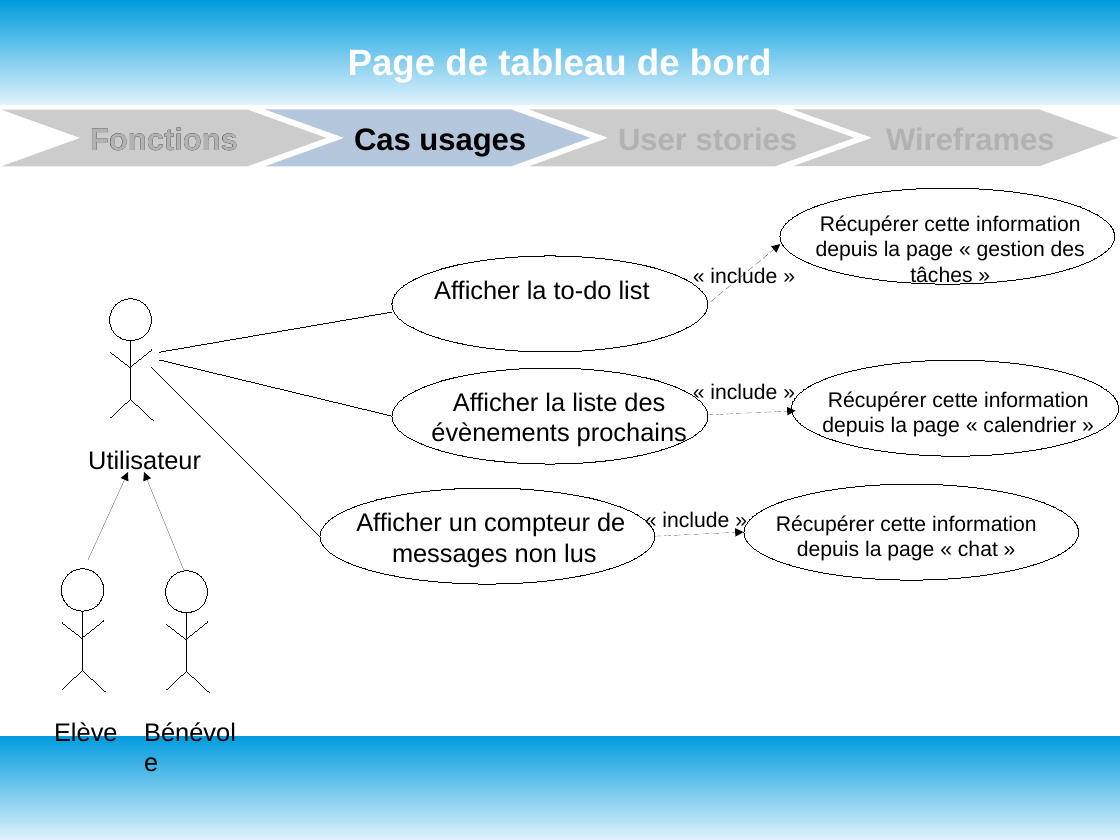
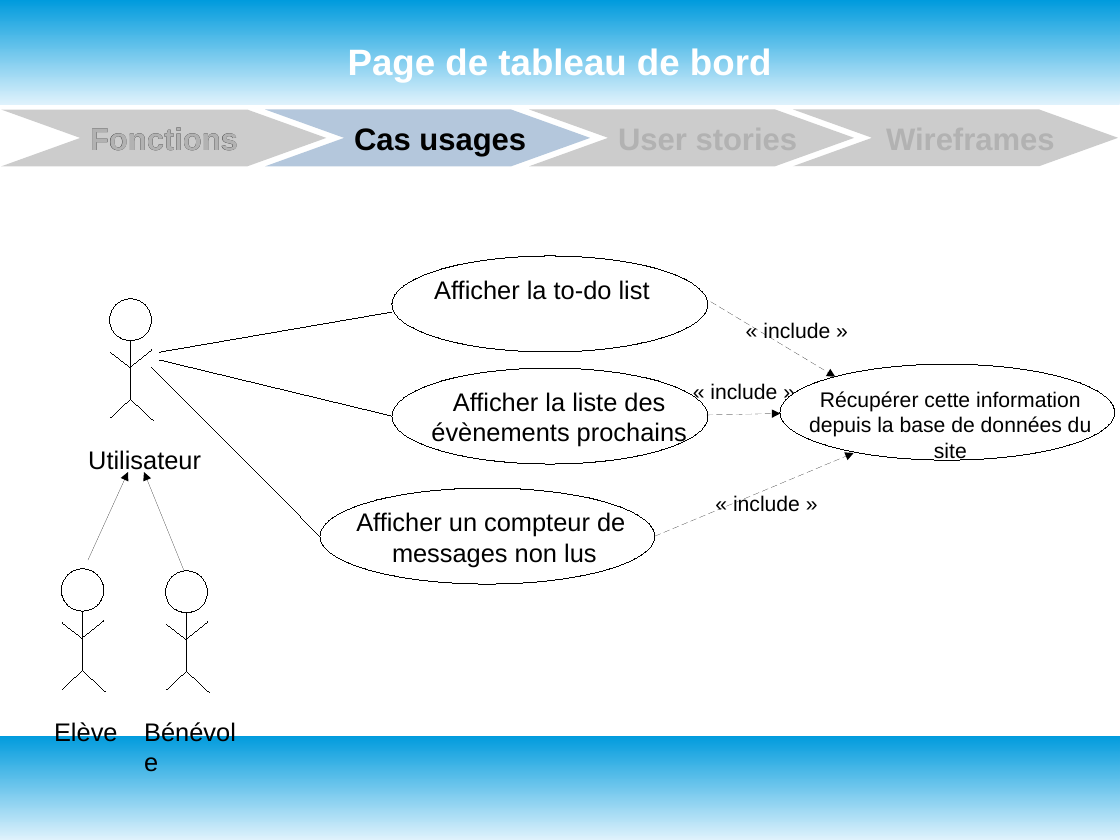
Before and after one commit to oliviersamin/P3_DesignezApplicationPythonAdapt-eBesoinsClient, a slide deck: slide 8 of P3_documentTravail.odp (slide 21 before the commit). Drawn at 1120x840 pixels with LibreOffice and Linux fonts; fonts in the diff are those of the drawing. Boxes give left, top, right and bottom in pixels: in the first picture for what was removed or moved away, otherwise in the second. Text is boxed around its words. In the diff, an @@ line names an element or a change of style, - is before the commit and + after.

Commit message:
Deuxième version des livrables après session mentorat. Use cases et user stories revues. Wireframes faits pour Desktop et Mobile. Pas encore de tableau Kanban. Fichiers Questions pour Julien

```diff
--- a/P3_documentTravail.odp
+++ b/P3_documentTravail.odp
@@ ellipse removed at <box>781,188,1115,284</box> @@
@@ text removed at <box>816,215,1085,285</box> @@
-Récupérer cette information depuis la page « gestion des tâches »
@@ arrow moved from (711, 302) - (781, 244) to (711, 302) - (835, 377) @@
@@ text "« include »": place and size @@
-text "« include »" at <box>710,267,777,289</box>
+text "« include »" at <box>763,322,830,343</box>
@@ ellipse: place and size @@
-ellipse at <box>792,361,1119,456</box>
+ellipse at <box>781,364,1115,459</box>
@@ arrow moved from (707, 415) - (796, 411) to (707, 415) - (781, 414) @@
@@ text at <box>809,391,1092,461</box>: text changed @@
-Récupérer cette information depuis la page « calendrier »
+Récupérer cette information depuis la base de données du site
@@ arrow moved from (655, 537) - (744, 533) to (655, 537) - (854, 453) @@
@@ text "« include »": place and size @@
-text "« include »" at <box>662,511,729,528</box>
+text "« include »" at <box>733,494,800,512</box>
@@ ellipse removed at <box>744,484,1078,579</box> @@
@@ text removed at <box>776,515,1037,561</box> @@
-Récupérer cette information depuis la page « chat »
```
Also in this commit, not shown: 11 other slides changed, 4 slides added, 2 slides removed, 1 other file.
